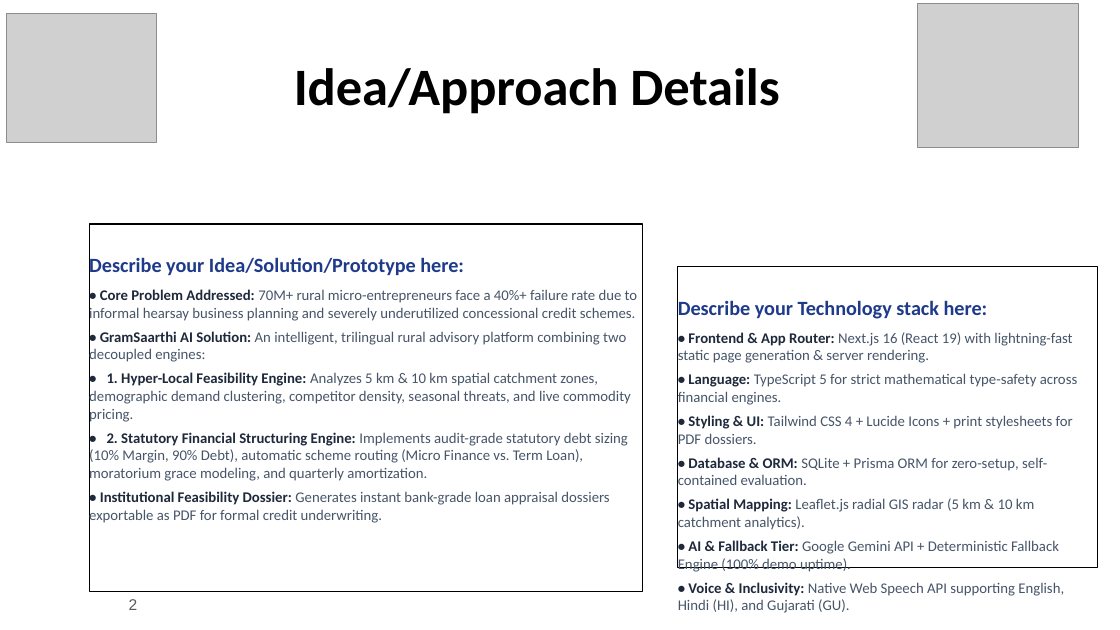
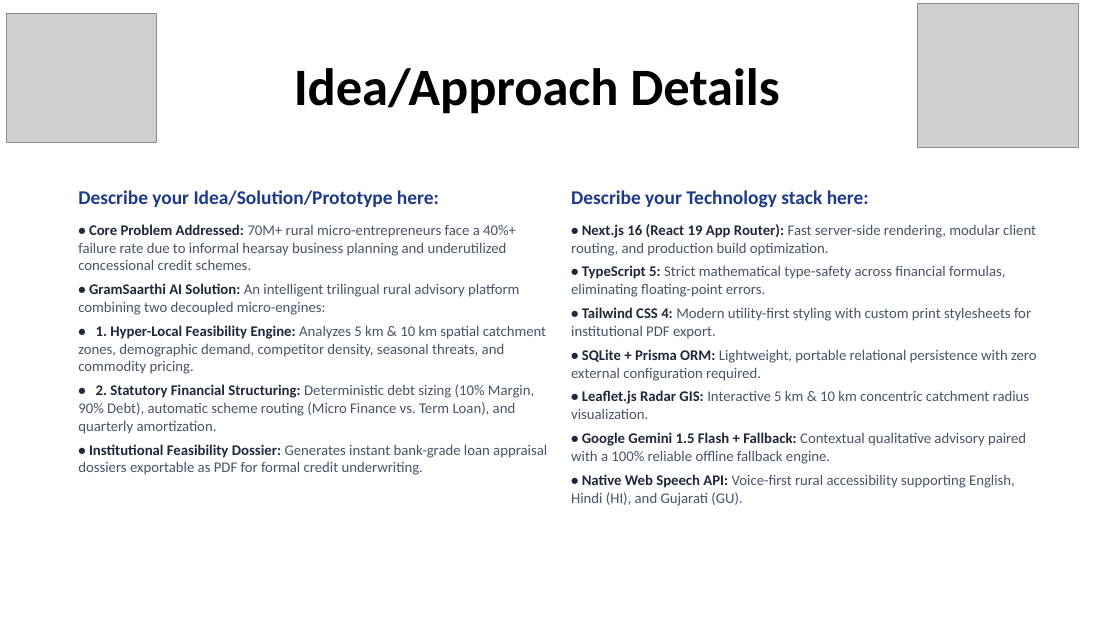
Before and after one commit to ChiragVasava/gramsaarthi-ai, a slide deck: slide 2 of MD_Files/GramSaarthi_AI_Hackathon_Presentation.pptx. Drawn at 1120x630 pixels with LibreOffice and Linux fonts; fonts in the diff are those of the drawing; grey boxes stand for pictures. Boxes give left, top, right and bottom in pixels: in the first picture for what was removed or moved away, otherwise in the second. Text is boxed around its words. In the diff, an @@ line names an element or a change of style, - is before the commit and + after.

Commit message:
fix(ppt): polish slide layout, fix bullet indentation, clean architecture diagram, and update slide headings

```diff
--- a/MD_Files/GramSaarthi_AI_Hackathon_Presentation.pptx
+++ b/MD_Files/GramSaarthi_AI_Hackathon_Presentation.pptx
@@ text "Describe your Idea/Solution/Prototype here:": place and size @@
-text "Describe your Idea/Solution/Prototype here:" at (90, 224, 643, 592)
+text "Describe your Idea/Solution/Prototype here:" at (78, 190, 547, 475)
@@ text "Describe your Idea/Solution/Prototype here:" at (78, 190, 547, 475): outline #000000 0.75 pt to none @@
@@ text "Describe your Technology stack here:" at (571, 190, 1036, 506): outline #000000 0.75 pt to none @@
@@ text "Describe your Technology stack here:": place and size @@
-text "Describe your Technology stack here:" at (678, 267, 1098, 568)
+text "Describe your Technology stack here:" at (571, 190, 1036, 506)
@@ text at (78, 190, 439, 207): size 13 to 12.5 pt in "Describe your Idea/Solution/Prototype here:"; more space between paragraphs @@
@@ text at (571, 190, 869, 208): size 13 to 12.5 pt in "Describe your Technology stack here:"; more space between paragraphs @@
@@ text at (78, 224, 546, 434): text changed @@
-• Core Problem Addressed: 70M+ rural micro-entrepreneurs face a 40%+ failure rate due to informal hearsay business planning and severely underutilized concessional credit schemes.
-• GramSaarthi AI Solution: An intelligent, trilingual rural advisory platform combining two decoupled engines:
-• 1. Hyper-Local Feasibility Engine: Analyzes 5 km & 10 km spatial catchment zones, demographic demand clustering, competitor density, seasonal threats, and live commodity pricing.
-• 2. Statutory Financial Structuring Engine: Implements audit-grade statutory debt sizing (10% Margin, 90% Debt), automatic scheme routing (Micro Finance vs. Term Loan), moratorium grace modeling, and quarterly amortization.
+• Core Problem Addressed: 70M+ rural micro-entrepreneurs face a 40%+ failure rate due to informal hearsay business planning and underutilized concessional credit schemes.
+• GramSaarthi AI Solution: An intelligent trilingual rural advisory platform combining two decoupled micro-engines:
+• 1. Hyper-Local Feasibility Engine: Analyzes 5 km & 10 km spatial catchment zones, demographic demand, competitor density, seasonal threats, and commodity pricing.
+• 2. Statutory Financial Structuring: Deterministic debt sizing (10% Margin, 90% Debt), automatic scheme routing (Micro Finance vs. Term Loan), and quarterly amortization.
@@ text at (571, 224, 1036, 506): text changed @@
-• Frontend & App Router: Next.js 16 (React 19) with lightning-fast static page generation & server rendering.
-• Language: TypeScript 5 for strict mathematical type-safety across financial engines.
-• Styling & UI: Tailwind CSS 4 + Lucide Icons + print stylesheets for PDF dossiers.
-• Database & ORM: SQLite + Prisma ORM for zero-setup, self-contained evaluation.
-• Spatial Mapping: Leaflet.js radial GIS radar (5 km & 10 km catchment analytics).
-• AI & Fallback Tier: Google Gemini API + Deterministic Fallback Engine (100% demo uptime).
-• Voice & Inclusivity: Native Web Speech API supporting English, Hindi (HI), and Gujarati (GU).
+• Next.js 16 (React 19 App Router): Fast server-side rendering, modular client routing, and production build optimization.
+• TypeScript 5: Strict mathematical type-safety across financial formulas, eliminating floating-point errors.
+• Tailwind CSS 4: Modern utility-first styling with custom print stylesheets for institutional PDF export.
+• SQLite + Prisma ORM: Lightweight, portable relational persistence with zero external configuration required.
+• Leaflet.js Radar GIS: Interactive 5 km & 10 km concentric catchment radius visualization.
+• Google Gemini 1.5 Flash + Fallback: Contextual qualitative advisory paired with a 100% reliable offline fallback engine.
+• Native Web Speech API: Voice-first rural accessibility supporting English, Hindi (HI), and Gujarati (GU).
@@ page number removed at (129, 599, 138, 610) @@
-2
```
Also in this commit, not shown: 5 other slides changed, 2 other files.
